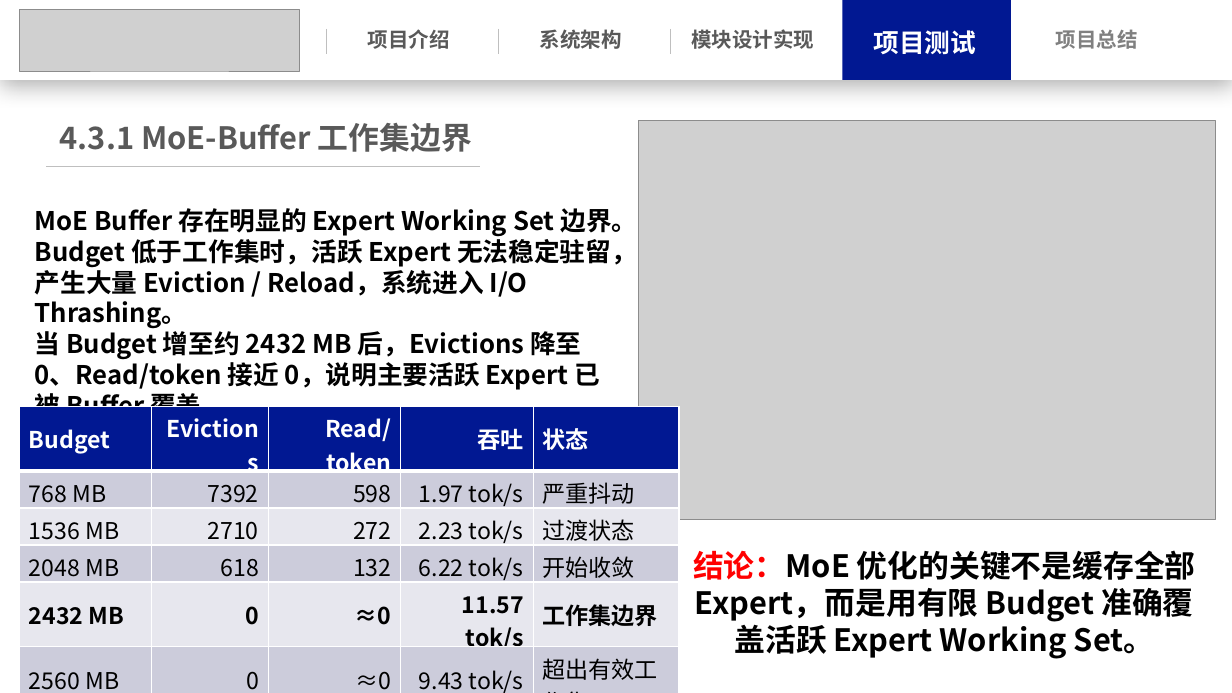
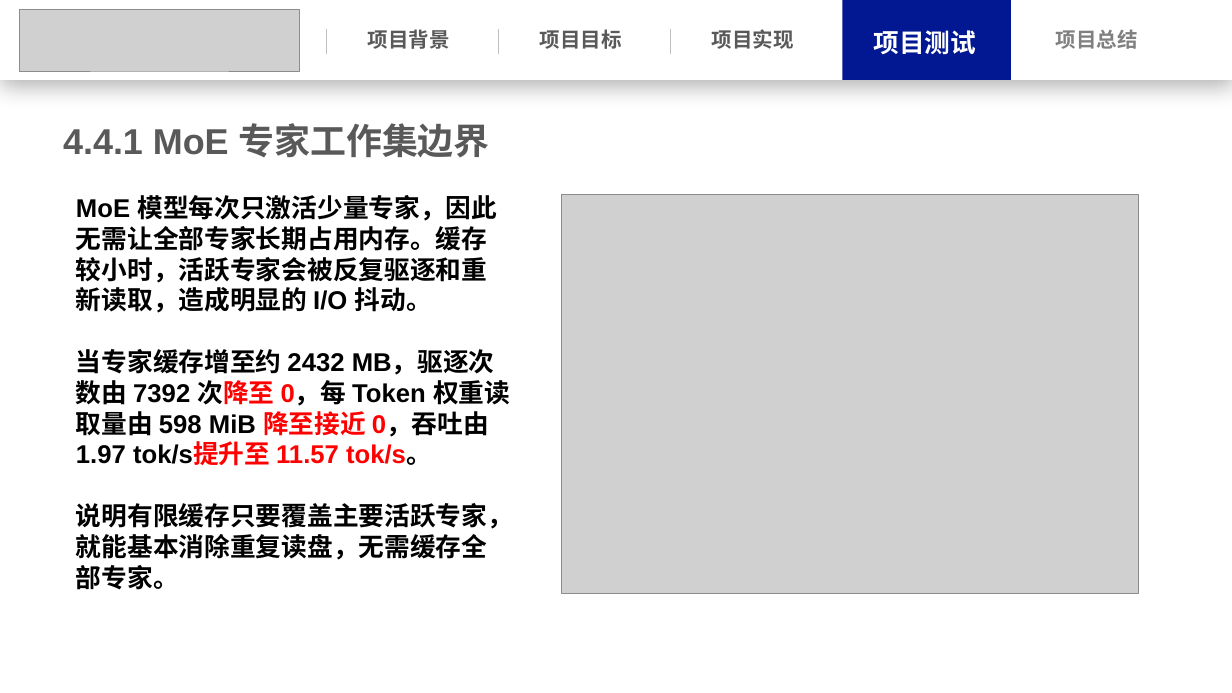
Before and after one commit to Leslie-1341/llama.cpp, a slide deck: slide 25 of docs/操作系统功能赛.pptx (slide 27 before the commit). Drawn at 1232x693 pixels with LibreOffice and Linux fonts; fonts in the diff are those of the drawing; grey boxes stand for pictures. Boxes give left, top, right and bottom in pixels: in the first picture for what was removed or moved away, otherwise in the second. Text is boxed around its words. In the diff, an @@ line names an element or a change of style, - is before the commit and + after.

```diff
--- a/docs/操作系统功能赛.pptx
+++ b/docs/操作系统功能赛.pptx
@@ text at box(368, 29, 450, 49): text changed; font Noto Sans CJK SC to Arial @@
-项目介绍
+项目背景
@@ text at box(540, 29, 622, 49): text changed; font Noto Sans CJK SC to Arial @@
-系统架构
+项目目标
@@ text at box(712, 29, 794, 49): text changed; font Noto Sans CJK SC to Arial @@
-模块设计实现
+项目实现
@@ text at box(63, 123, 490, 157): text changed; size 24 to 28 pt; font Noto Sans CJK SC to Arial @@
-4.3.1 MoE-Buffer 工作集边界
+4.4.1 MoE 专家工作集边界
@@ line removed from (46, 166) to (481, 166) @@
@@ text removed at box(35, 208, 638, 407) @@
-MoE Buffer 存在明显的 Expert Working Set 边界。Budget 低于工作集时，活跃 Expert 无法稳定驻留，产生大量 Eviction / Reload，系统进入 I/O Thrashing。
-当 Budget 增至约 2432 MB 后，Evictions 降至 0、Read/token 接近 0，说明主要活跃 Expert 已被 Buffer 覆盖。
@@ text added at box(76, 195, 513, 590), 20 pt, text #000000, bold @@
+MoE 模型每次只激活少量专家，因此无需让全部专家长期占用内存。缓存较小时，活跃专家会被反复驱逐和重新读取，造成明显的 I/O 抖动。
+当专家缓存增至约 2432 MB，驱逐次数由 7392 次降至 0，每 Token 权重读取量由 598 MiB 降至接近 0，吞吐由 1.97 tok/s提升至 11.57 tok/s。
+说明有限缓存只要覆盖主要活跃专家，就能基本消除重复读盘，无需缓存全部专家。
@@ picture: place and size @@
-picture at box(639, 120, 1216, 518)
+picture at box(562, 195, 1140, 593)
@@ table removed at box(19, 407, 679, 693), 6 rows, 5 columns @@
-Budget | Evictions | Read/token | 吞吐 | 状态
-768 MB | 7392 | 598 | 1.97 tok/s | 严重抖动
-1536 MB | 2710 | 272 | 2.23 tok/s | 过渡状态
-2048 MB | 618 | 132 | 6.22 tok/s | 开始收敛
-2432 MB | 0 | ≈0 | 11.57 tok/s | 工作集边界
-2560 MB | 0 | ≈0 | 9.43 tok/s | 超出有效工作集
@@ text removed at box(693, 550, 1196, 659) @@
-结论：MoE 优化的关键不是缓存全部 Expert，而是用有限 Budget 准确覆盖活跃 Expert Working Set。
```
Also in this commit, not shown: 27 other slides changed, 8 slides added, 11 slides removed, 3 other files.
